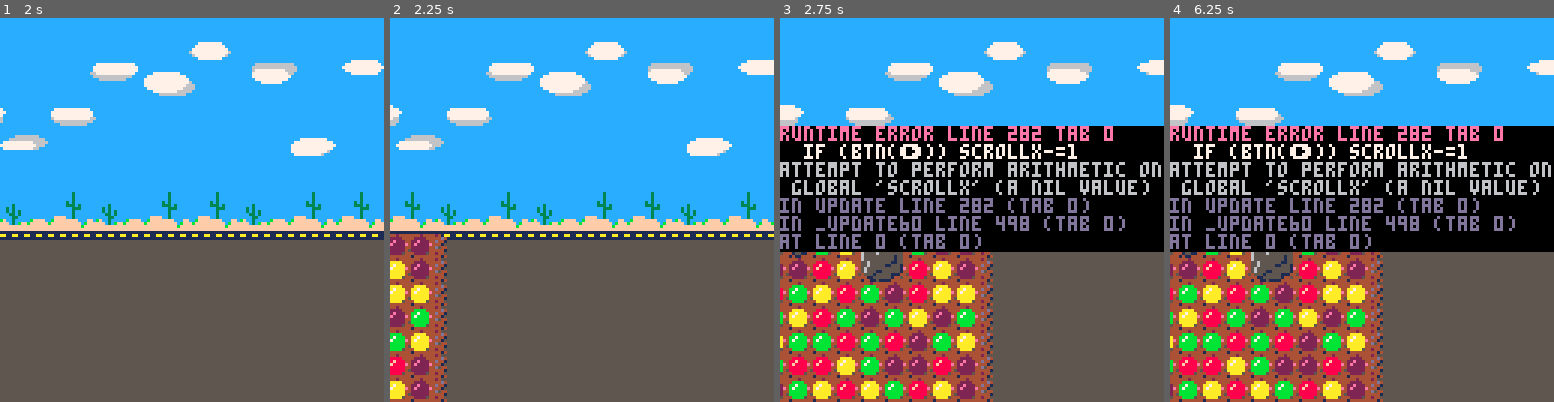
Above: before the commit, frames 1-4 (left to right).
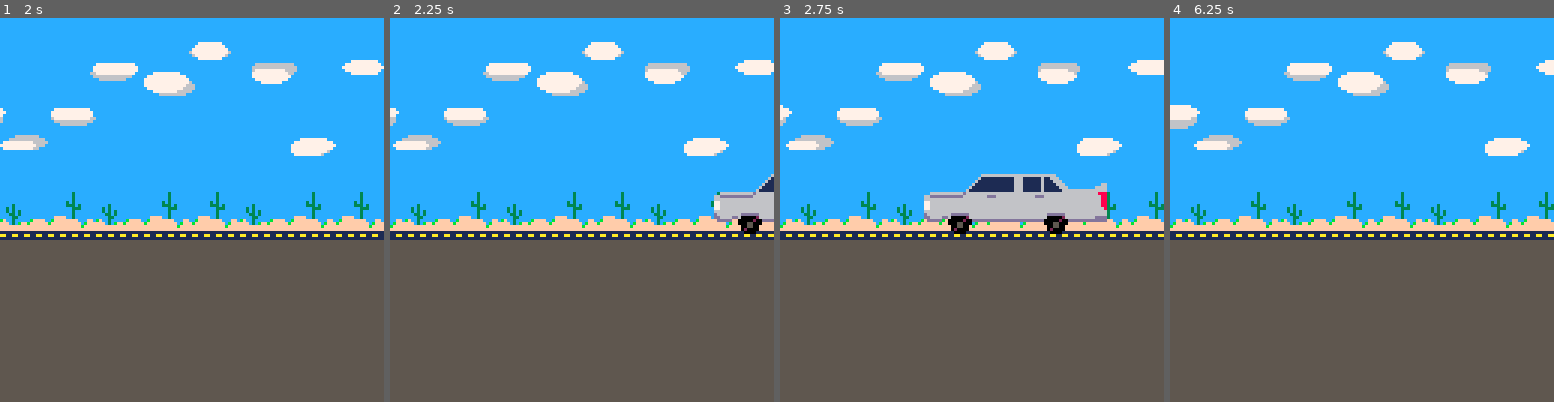
Above: after the commit, the same moments.

Repository: cdwfs/dolan
Game: PICO-8 cartridge dolan.p8
Same seed, same stepped clock (60 frames per second), same inputs: the game is played once before the commit and once after it.
Inputs:
- Up to frame 1 (2 s): tap one key every 0.37 s from 0.33 s: O (Z key) Down O (Z key) X (X key); hold Up from 1.97 s (still down)
- Up to frame 2 (2.25 s): keep holding Up; tap X (X key) at 2.07 s; tap O (Z key) at 2.22 s
- Up to frame 3 (2.75 s): release Up at 2.63 s; hold Right from 2.68 s (still down)
- Up to frame 4 (6.25 s): tap X (X key) every 0.75 s from 2.82 to 5.82 s; release Right at 3.02 s; hold Down 3.07-3.73 s; tap O (Z key) at 3.72, 5.22 s; hold Left 3.78-4.12 s; hold Up 4.17-4.5 s; hold Left 4.55-5.05 s; hold Right 5.1-5.93 s; hold Up from 5.98 s (still down)

Frame 1 is identical in both runs. In frame 2, 10% of the frame differs, in the area x 0-100%, y 6-100%; in frame 3, 54%; in frame 4, 55%.
Error before the commit: runtime error line 282 tab 0; if (btn(�)) scrollx-=1; attempt to perform arithmetic on global 'scrollx' (a nil value)

Commit message:
basic carfall mode working

Diff:
--- a/dolan.p8
+++ b/dolan.p8
@@ -17,7 +17,7 @@
   car_t=0,
   wheel_t=0,
  }
- music(0,2000)
+ --music(0,2000)
 end
 
 function menu_update()
@@ -33,6 +33,9 @@
   sfx(s_dope1,0)
   mm.scrollx=2
  end
+ -- tmp music experiment:
+ -- remove loop end from current
+ -- music pattern
  if btnp(❎) then
   poke(0x3101,0x42)
  end
@@ -280,6 +283,16 @@
 end
 
 function match3_update()
+ -- temp
+ if btnp(❎) then
+  set_next_mode("carfall",{
+   grid=b.grid,
+   w=b.w,
+   h=b.h,
+   bx=b.bx,
+   by=b.by,
+  })
+ end
  if b.bx<24 then
   if (btn(⬅️)) scrollx+=1
   if (btn(➡️)) scrollx-=1
@@ -640,11 +653,111 @@
   w=args.w,
   h=args.h,
   grid=args.grid,
+  collmasks={},
+  carx=128,
+  cary=50, -- slightly above road
+  carvx=-2,
+  carvy=0,
+  gravity=0.1,
+  wheel_t=0,
+  -- collision test points on
+  -- car, relative to carx/y
+  coll_pts={
+   { 0,17},
+   { 8,18},{ 9,21},{14,21},
+   {16,17},
+   {24,17},
+   {32,17},
+   {40,18},{41,21},{46,21},
+   {48,17},
+   {56,17},{60,17},
+  },
  }
+ -- construct 16x16 bitmask for
+ -- entire screen for collision
+ -- testing
+ for y=1,16 do
+  add(cf.collmasks,0x0000)
+ end
+ local tx0,ty0=1+cf.bx\8,
+               1+cf.by\8
+ for ty=1,cf.h do
+  local mask=0xffff
+  local row=ty+ty0-1 -- 1-based
+  for tx=1,cf.w do
+   if cf.grid[ty][tx]==sid_empty then
+    local bit=tx+tx0-2 -- 0-based
+    mask &= ~(1<<bit)
+   end
+  end
+  cf.collmasks[row]=mask
+ end
 end
 
 function cf_update()
  bg_update()
+ cf.wheel_t=1+cf.wheel_t%5
+ -- fall + collision checks
+ function collides(px,py)
+  if px<0 or px>127 or
+     py<0 or py>127 then
+   return false
+  end
+  local bit,row=px\8,1+py\8
+  local m=cf.collmasks[row]
+  return m&(1<<bit)~=0
+ end
+ -- x
+ local carx2=cf.carx+cf.carvx
+ for p in all(cf.coll_pts) do
+  -- compute point and tile
+  -- relative to gem grid
+  local px,py=carx2+p[1],
+            cf.cary+p[2]
+  if collides(px,py) then
+   -- collision
+   -- compute how far px can go
+   -- before it hits this tile.
+   local px0=cf.carx+p[1]
+   local pxs=cf.carvx<0
+         and (px0&0xfff8)\1
+         or  (px0|0x7)\1
+   carx2+=pxs-px
+   -- flip velocity
+   cf.carvx*=-0.5
+   -- todo: clamp small vx to zero
+   --       and advance.
+   -- todo: particles,damage
+   break
+  end
+ end
+ cf.carx=carx2
+ -- y
+ -- terminal velocity of 8 to avoid
+ -- tunneling through an entire tile
+ cf.carvy=min(8,cf.carvy+cf.gravity)
+ local cary2=cf.cary+cf.carvy
+ for p in all(cf.coll_pts) do
+  -- compute point and tile
+  -- relative to gem grid
+  local px,py=cf.carx+p[1],
+                cary2+p[2]
+  if px>128 then
+   cary2=cf.cary -- offscreen
+   break
+  elseif collides(px,py) then
+   -- collision
+   -- compute how far py can go
+   -- before it hits this tile.
+   local py0=cf.cary+p[2]
+   local pys=(py0|0x7)\1
+   cary2+=pys-py
+   -- zero velocity
+   cf.carvy=0
+   break
+  end
+ end
+ cf.cary=cary2
 end
 
 function cf_draw()
@@ -661,6 +774,31 @@
   end
   by+=8
  end
+ -- car
+ spr(sid_car,cf.carx,
+     cf.cary,8,3)
+ spr(sid_wheels[cf.wheel_t],
+     cf.carx+8,cf.cary+16)
+ spr(sid_wheels[cf.wheel_t],
+     cf.carx+40,cf.cary+16)
+ --[[
+ -- debug collision points
+ for p in all(cf.coll_pts) do
+  local px,py=p[1],p[2]
+  pset(cf.carx+px,cf.cary+py,14)
+ end
+ -- debug collision masks
+ for row=1,16 do
+  local mask=cf.collmasks[row]
+  local y=(row-1)*8
+  for bit=0,15 do
+   if mask&(1<<bit)~=0 then
+    local x=8*bit
+    rect(x,y,x+7,y+7,14)
+   end
+  end
+ end
+ --]]
 end
 __gfx__
 00000000955299999999999999999999999999999999999944442444999999999999999999939999999339999999999999999999955299999559999999999999
